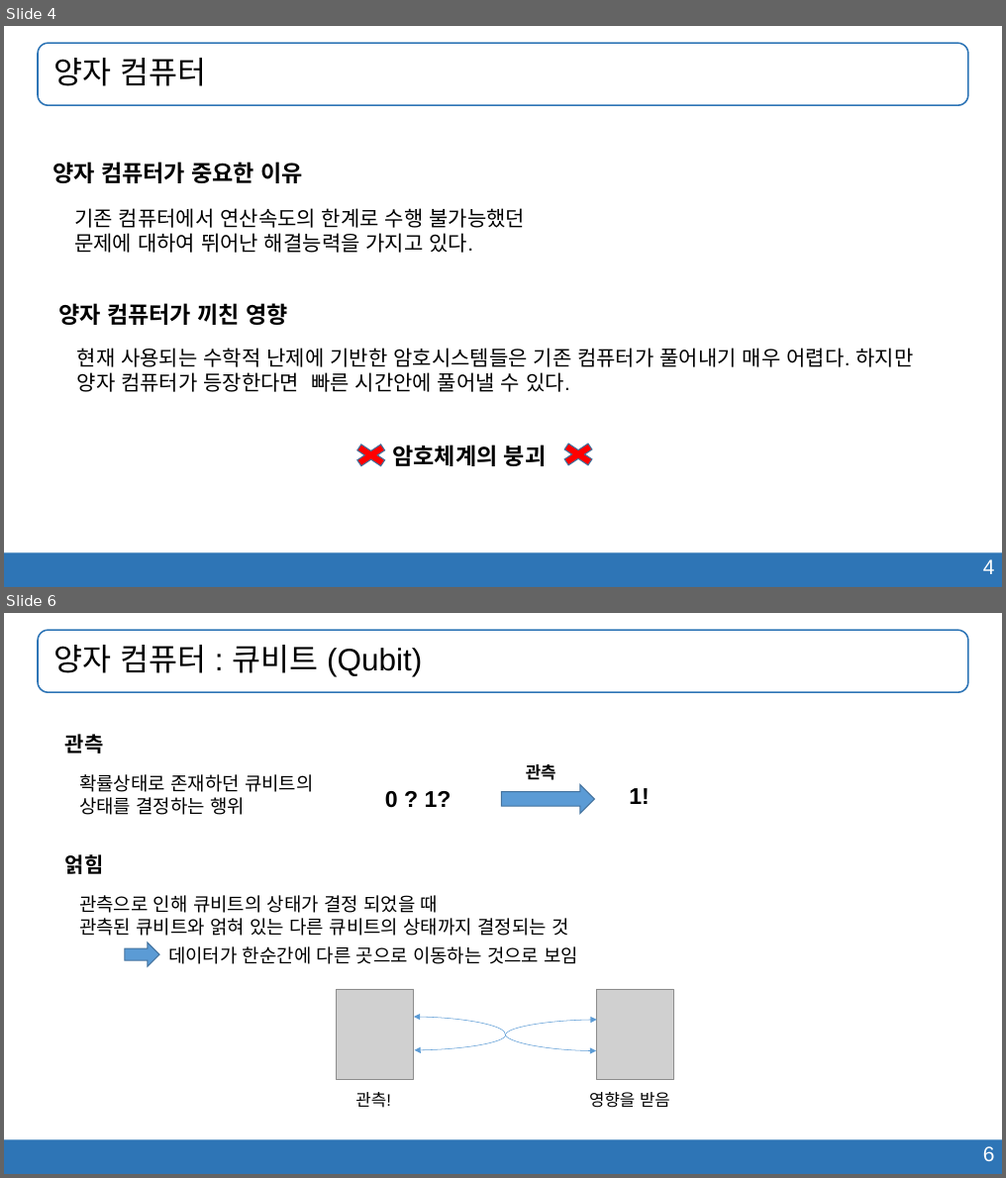
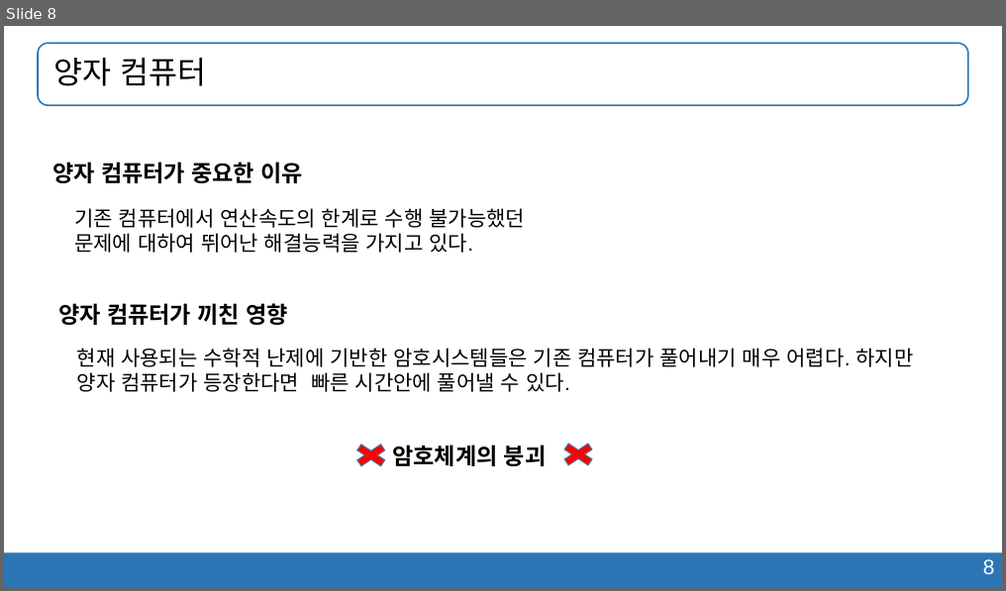
Before and after one commit to solowal/PUBLICATION, a slide deck: 2019/NIST 양자내성암호 공모전 Round2 코드기반암호 성능 비교 분석_발표자료.pptx. Shown one above the other, each under a label of ours: slides 4 and 6 before the commit, slide 8 after it; the slides between them are not shown. The pictures are 1006x1178 and 1006x591 pixels, drawn with LibreOffice and Linux fonts; fonts in the diff are those of the drawing; grey boxes stand for pictures; background and template pictures are left out. Boxes give left, top, right and bottom in pixels: in the first picture for what was removed or moved away, otherwise in the second. Text is boxed around its words. In the diff, an @@ line names an element or a change of style, - is before the commit and + after.

```diff
--- a/2019/NIST 양자내성암호 공모전 Round2 코드기반암호 성능 비교 분석_발표자료.pptx
+++ b/2019/NIST 양자내성암호 공모전 Round2 코드기반암호 성능 비교 분석_발표자료.pptx
@@ slide 6 removed at (4,613,1002,1174), background #FFFFFF; not listed: 3 template elements that a slide beside it also shows @@
@@ title removed at (54,645,422,676) @@
-양자 컴퓨터 : 큐비트 (Qubit)
@@ text removed at (65,734,104,754) @@
-관측
@@ text removed at (79,774,314,815) @@
-확률상태로 존재하던 큐비트의
-상태를 결정하는 행위
@@ group removed at (385,764,648,813): 3 texts, 1 right arrow @@
-0 ? 1?
-관측
-1!
@@ text removed at (65,855,104,874) @@
-얽힘
@@ text removed at (79,895,579,964) @@
-관측으로 인해 큐비트의 상태가 결정 되었을 때
-관측된 큐비트와 얽혀 있는 다른 큐비트의 상태까지 결정되는 것
-데이터가 한순간에 다른 곳으로 이동하는 것으로 보임
@@ right arrow removed at (125,943,159,967) @@
@@ group removed at (337,989,673,1108): 2 pictures, 2 curved double arrows, 1 text @@
-관측! 영향을 받음
@@ what was slide 4 is now slide 8 @@
@@ page number at (983,560,995,574): text changed @@
-4
+8
```
Also in this commit, not shown: 4 slides changed, 1 slide added, 2 other slides removed, 14 other files.
